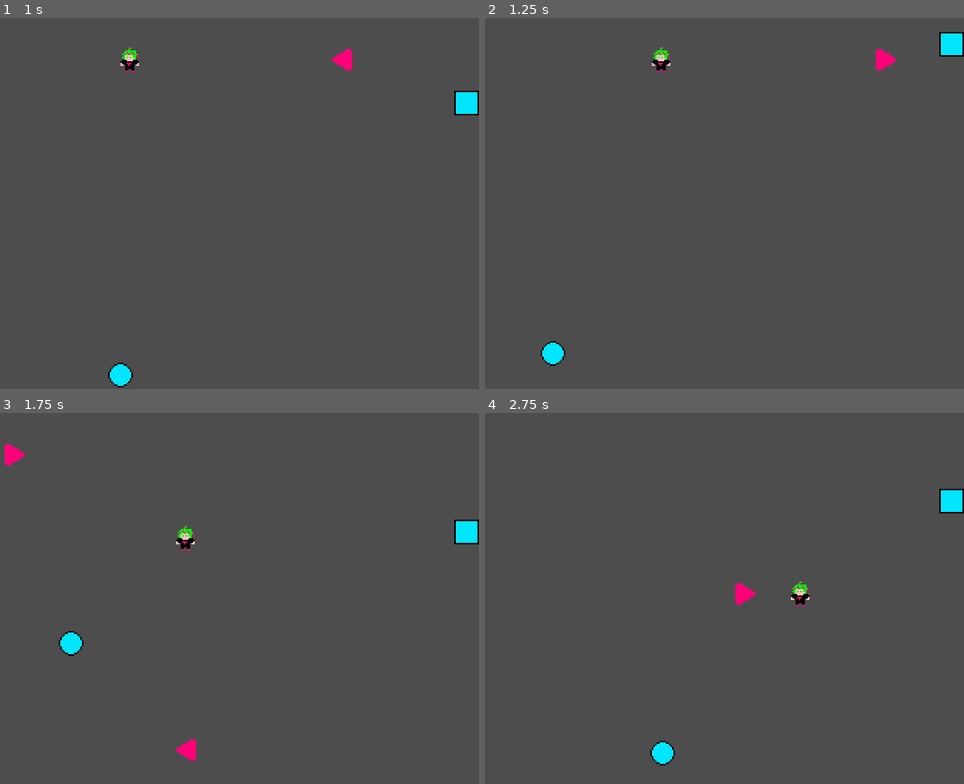
Above: before the commit, frames 1-4 (two rows, left to right).
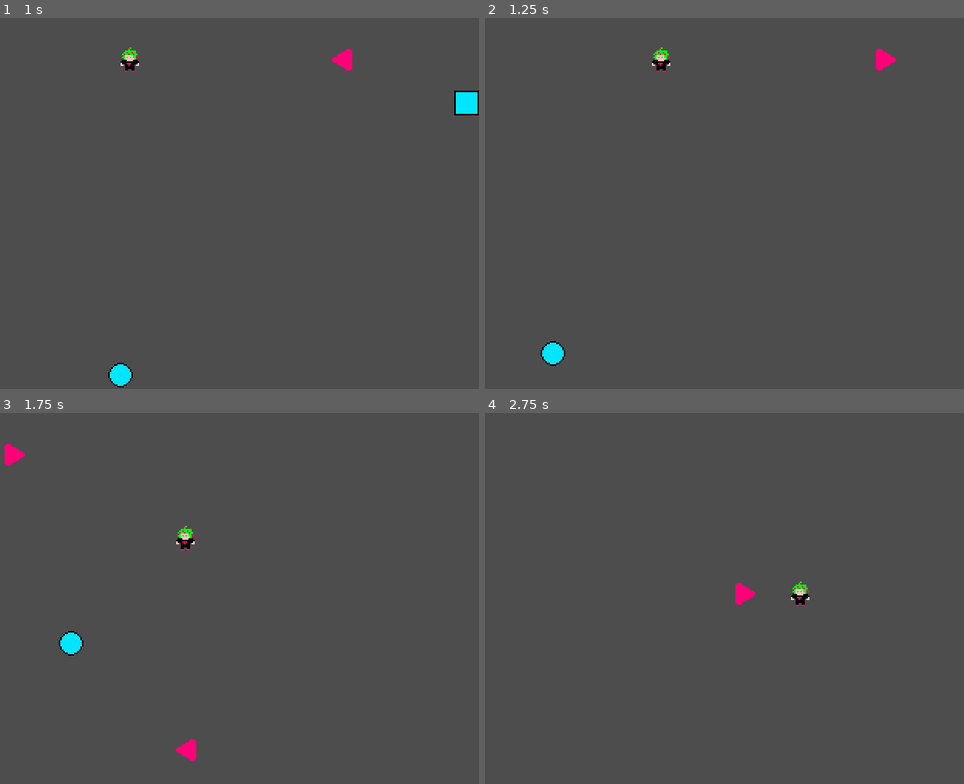
Above: after the commit, the same moments.

Repository: Cube8Game/bounce-back
Game: Godot game, scene res://world.tscn
The game is run twice, just before and just after one commit, with the same random seed, the same clock (stepped at 60 frames per second) and the same inputs.
Inputs:
- Up to frame 1 (1 s): hold D (right) from 0.53 s (still down); tap Space (shoot) at 0.6 s
- Up to frame 2 (1.25 s): keep holding D (right)
- Up to frame 3 (1.75 s): release D (right) at 1.28 s; hold S (down) from 1.28 s (still down); tap Space (shoot) at 1.35 s
- Up to frame 4 (2.75 s): release S (down) at 2.03 s; hold D (right) from 2.03 s (still down); tap Space (shoot) at 2.1 s

Frame 1 is identical in both runs. In frame 2, 0.3% of the frame differs, in the area x 94-100%, y 3-11%; in frame 3, 0.3%; in frame 4, 0.6%, in the area x 34-100%, y 20-95%.

Commit message:
Add way to kill enemies

Diff:
--- /dev/null
+++ b/boss.gd
@@ -0,0 +1,11 @@
+extends AnimatedSprite2D
+
+
+# Called when the node enters the scene tree for the first time.
+func _ready() -> void:
+	pass # Replace with function body.
+
+
+# Called every frame. 'delta' is the elapsed time since the previous frame.
+func _process(delta: float) -> void:
+	pass
--- /dev/null
+++ b/boss_level.tscn
@@ -0,0 +1,151 @@
+[gd_scene format=3 uid="uid://dyd5hwf2ek2f1"]
+
+[ext_resource type="Texture2D" uid="uid://clrcboicd1wt0" path="res://sprites/evil-guy/punch-down/punch-down-1.jpg" id="1_ifhwq"]
+[ext_resource type="Texture2D" uid="uid://ccv25xm4bfqsu" path="res://sprites/evil-guy/mog/mog1.jpg" id="2_xpypf"]
+[ext_resource type="Texture2D" uid="uid://em53w1c0jdqj" path="res://sprites/evil-guy/mog/mog2.jpg" id="3_bius0"]
+[ext_resource type="Texture2D" uid="uid://bk1br4lnw4eii" path="res://sprites/evil-guy/mog/mog3.jpg" id="4_mmy8h"]
+[ext_resource type="Texture2D" uid="uid://c06cfqnwpmg3h" path="res://sprites/evil-guy/mog/mog4.jpg" id="5_vpftk"]
+[ext_resource type="Texture2D" uid="uid://cml3s7qn17cp2" path="res://sprites/evil-guy/punch-down/punch-down-2.jpg" id="6_5nksr"]
+[ext_resource type="Texture2D" uid="uid://ca65b7ai4bwtm" path="res://sprites/evil-guy/punch-down/punch-down-3.jpg" id="7_ymrob"]
+[ext_resource type="Texture2D" uid="uid://bh74ejcr0df0g" path="res://sprites/evil-guy/punch-down/punch-down-4.jpg" id="8_1jtig"]
+[ext_resource type="Texture2D" uid="uid://dm3x1fe4d358j" path="res://sprites/evil-guy/punch-down/punch-down-5.jpg" id="9_go68q"]
+[ext_resource type="Texture2D" uid="uid://hlr238qmwmjl" path="res://sprites/evil-guy/punch-down/punch-down-6.jpg" id="10_xkr70"]
+[ext_resource type="Texture2D" uid="uid://b6x7fdvch2umn" path="res://sprites/evil-guy/punch-down/punch-down-7.jpg" id="11_fpd22"]
+[ext_resource type="Texture2D" uid="uid://db21qrlj6bom7" path="res://sprites/evil-guy/punch-middle/punch-middle-1.jpg" id="12_a62ac"]
+[ext_resource type="Texture2D" uid="uid://bnr8n0cluaif0" path="res://sprites/evil-guy/punch-middle/punch-middle-2.jpg" id="13_627od"]
+[ext_resource type="Texture2D" uid="uid://cnk7lqkhwe3y" path="res://sprites/evil-guy/punch-middle/punch-middle-3.jpg" id="14_plomp"]
+[ext_resource type="Texture2D" uid="uid://dil7kfq4tg21c" path="res://sprites/evil-guy/punch-middle/punch-middle-4.jpg" id="15_2hb0c"]
+[ext_resource type="Texture2D" uid="uid://cavqntt4qdufd" path="res://sprites/evil-guy/punch-up/punch-up-1.jpg" id="16_nogaf"]
+[ext_resource type="Texture2D" uid="uid://bb1lesyfjc1o6" path="res://sprites/evil-guy/punch-up/punch-up-2.jpg" id="17_hfd85"]
+[ext_resource type="Texture2D" uid="uid://b3wyd7fsgm8sf" path="res://sprites/evil-guy/punch-up/punch-up-3.jpg" id="18_0qrxe"]
+[ext_resource type="Texture2D" uid="uid://b63or15e7xe3f" path="res://sprites/evil-guy/punch-up/punch-up-4.jpg" id="19_blu8k"]
+[ext_resource type="Texture2D" uid="uid://ced7wf4hdnhg5" path="res://sprites/evil-guy/punch-up/punch-up-5.jpg" id="20_71f65"]
+[ext_resource type="Script" uid="uid://d0x022dko5lgy" path="res://boss.gd" id="21_xutiu"]
+[ext_resource type="PackedScene" uid="uid://dx2miamulub26" path="res://player.tscn" id="22_1atdj"]
+
+[sub_resource type="SpriteFrames" id="SpriteFrames_mubff"]
+animations = [{
+"frames": [{
+"duration": 1.0,
+"texture": ExtResource("1_ifhwq")
+}],
+"loop": true,
+"name": &"default",
+"speed": 5.0
+}, {
+"frames": [{
+"duration": 0.5,
+"texture": ExtResource("2_xpypf")
+}, {
+"duration": 0.5,
+"texture": ExtResource("3_bius0")
+}, {
+"duration": 2.0,
+"texture": ExtResource("4_mmy8h")
+}, {
+"duration": 0.5,
+"texture": ExtResource("5_vpftk")
+}, {
+"duration": 0.5,
+"texture": ExtResource("4_mmy8h")
+}, {
+"duration": 0.5,
+"texture": ExtResource("5_vpftk")
+}],
+"loop": false,
+"name": &"intro",
+"speed": 5.0
+}, {
+"frames": [{
+"duration": 0.5,
+"texture": ExtResource("2_xpypf")
+}, {
+"duration": 0.5,
+"texture": ExtResource("3_bius0")
+}, {
+"duration": 0.5,
+"texture": ExtResource("4_mmy8h")
+}, {
+"duration": 0.5,
+"texture": ExtResource("5_vpftk")
+}],
+"loop": false,
+"name": &"mog",
+"speed": 5.0
+}, {
+"frames": [{
+"duration": 0.5,
+"texture": ExtResource("1_ifhwq")
+}, {
+"duration": 0.5,
+"texture": ExtResource("6_5nksr")
+}, {
+"duration": 0.5,
+"texture": ExtResource("7_ymrob")
+}, {
+"duration": 0.5,
+"texture": ExtResource("8_1jtig")
+}, {
+"duration": 0.5,
+"texture": ExtResource("9_go68q")
+}, {
+"duration": 0.5,
+"texture": ExtResource("10_xkr70")
+}, {
+"duration": 0.5,
+"texture": ExtResource("11_fpd22")
+}],
+"loop": false,
+"name": &"punch-down",
+"speed": 5.0
+}, {
+"frames": [{
+"duration": 0.5,
+"texture": ExtResource("12_a62ac")
+}, {
+"duration": 0.5,
+"texture": ExtResource("13_627od")
+}, {
+"duration": 0.5,
+"texture": ExtResource("14_plomp")
+}, {
+"duration": 0.5,
+"texture": ExtResource("15_2hb0c")
+}],
+"loop": false,
+"name": &"punch-middle",
+"speed": 5.0
+}, {
+"frames": [{
+"duration": 0.5,
+"texture": ExtResource("16_nogaf")
+}, {
+"duration": 0.5,
+"texture": ExtResource("17_hfd85")
+}, {
+"duration": 0.5,
+"texture": ExtResource("18_0qrxe")
+}, {
+"duration": 0.5,
+"texture": ExtResource("19_blu8k")
+}, {
+"duration": 0.5,
+"texture": ExtResource("20_71f65")
+}],
+"loop": false,
+"name": &"punch-up",
+"speed": 5.0
+}]
+
+[node name="BossLevel" type="Node2D" unique_id=1325687519]
+
+[node name="AnimatedSprite2D" type="AnimatedSprite2D" parent="." unique_id=337667479]
+position = Vector2(160, 120)
+scale = Vector2(0.5, 0.5)
+sprite_frames = SubResource("SpriteFrames_mubff")
+animation = &"intro"
+autoplay = "intro"
+script = ExtResource("21_xutiu")
+
+[node name="Player" parent="." unique_id=868419837 instance=ExtResource("22_1atdj")]
+position = Vector2(160, 207)
--- a/disk.tscn
+++ b/disk.tscn
@@ -30,7 +30,7 @@
 }]
 
 [node name="Disk" type="CharacterBody2D" unique_id=901684015]
-collision_layer = 4
+collision_layer = 8
 motion_mode = 1
 script = ExtResource("1_gjtnm")
 
--- a/enemy1.gd
+++ b/enemy1.gd
@@ -25,3 +25,8 @@
 		velocity.x = direction * SPEED
 		velocity.y = 0
 	move_and_slide()
+
+
+func _on_area_2d_body_entered(body: Node2D) -> void:
+	print(body.name)
+	queue_free()
--- a/enemy_1.tscn
+++ b/enemy_1.tscn
@@ -11,8 +11,16 @@
 motion_mode = 1
 script = ExtResource("1_pjquw")
 
+[node name="Sprite2D" type="Sprite2D" parent="." unique_id=849270139]
+texture = ExtResource("2_663o1")
+
 [node name="CollisionShape2D" type="CollisionShape2D" parent="." unique_id=512926585]
 shape = SubResource("RectangleShape2D_ovk8a")
 
-[node name="Sprite2D" type="Sprite2D" parent="." unique_id=849270139]
-texture = ExtResource("2_663o1")
+[node name="Area2D" type="Area2D" parent="." unique_id=1166056972]
+collision_mask = 8
+
+[node name="CollisionShape2D" type="CollisionShape2D" parent="Area2D" unique_id=243100219]
+shape = SubResource("RectangleShape2D_ovk8a")
+
+[connection signal="body_entered" from="Area2D" to="." method="_on_area_2d_body_entered"]
--- a/enemy_2.gd
+++ b/enemy_2.gd
@@ -22,3 +22,7 @@
 		orientation = orientation.bounce(get_wall_normal())
 	velocity = orientation * SPEED
 	move_and_slide()
+
+
+func _on_area_2d_body_entered(body: Node2D) -> void:
+	queue_free()
--- a/enemy_2.tscn
+++ b/enemy_2.tscn
@@ -6,13 +6,25 @@
 [sub_resource type="CircleShape2D" id="CircleShape2D_vfv5t"]
 radius = 8.0
 
+[sub_resource type="RectangleShape2D" id="RectangleShape2D_vfv5t"]
+size = Vector2(16, 16)
+
 [node name="Enemy2" type="CharacterBody2D" unique_id=401554226]
 collision_layer = 4
 motion_mode = 1
 script = ExtResource("1_vfv5t")
 
+[node name="Sprite2D" type="Sprite2D" parent="." unique_id=849270139]
+texture = ExtResource("2_vfv5t")
+
 [node name="CollisionShape2D" type="CollisionShape2D" parent="." unique_id=512926585]
 shape = SubResource("CircleShape2D_vfv5t")
 
-[node name="Sprite2D" type="Sprite2D" parent="." unique_id=849270139]
-texture = ExtResource("2_vfv5t")
+[node name="Area2D" type="Area2D" parent="." unique_id=208300289]
+collision_layer = 0
+collision_mask = 8
+
+[node name="CollisionShape2D" type="CollisionShape2D" parent="Area2D" unique_id=1956401910]
+shape = SubResource("RectangleShape2D_vfv5t")
+
+[connection signal="body_entered" from="Area2D" to="." method="_on_area_2d_body_entered"]
--- a/player.gd
+++ b/player.gd
@@ -6,7 +6,7 @@
 
 const DISK = preload("uid://dlyahekjt0kqg")
 
-func _physics_process(delta: float) -> void:
+func _physics_process(_delta: float) -> void:
 	# Get the input direction and handle the movement/deceleration.
 	# As good practice, you should replace UI actions with custom gameplay actions.
 	var direction := Input.get_vector("left", "right", "up", "down")
Not shown, added: boss.gd.uid
Binary file added: sprites/evil-guy/mog/mog1.jpg
Not shown, added: sprites/evil-guy/mog/mog1.jpg.import
Binary file added: sprites/evil-guy/mog/mog2.jpg
Not shown, added: sprites/evil-guy/mog/mog2.jpg.import
Binary file added: sprites/evil-guy/mog/mog3.jpg
Not shown, added: sprites/evil-guy/mog/mog3.jpg.import
Binary file added: sprites/evil-guy/mog/mog4.jpg
Not shown, added: sprites/evil-guy/mog/mog4.jpg.import
Binary file added: sprites/evil-guy/punch-down/punch-down-1.jpg
Not shown, added: sprites/evil-guy/punch-down/punch-down-1.jpg.import
Binary file added: sprites/evil-guy/punch-down/punch-down-2.jpg
(and 29 more such lines)
